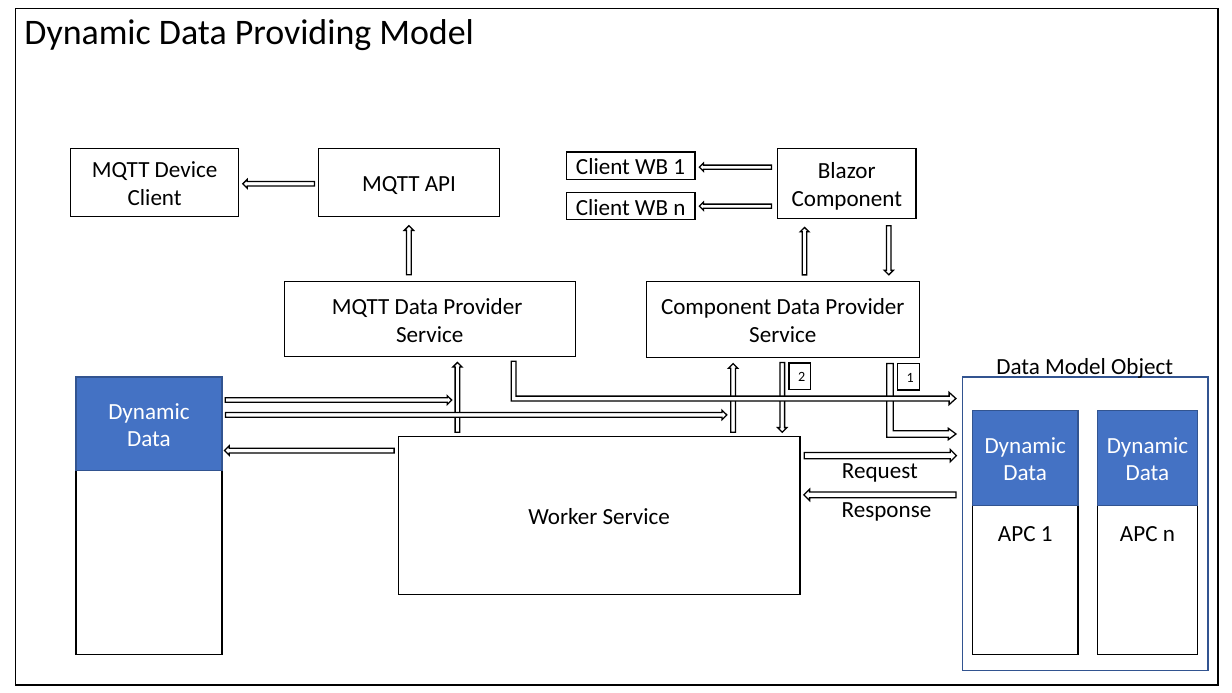
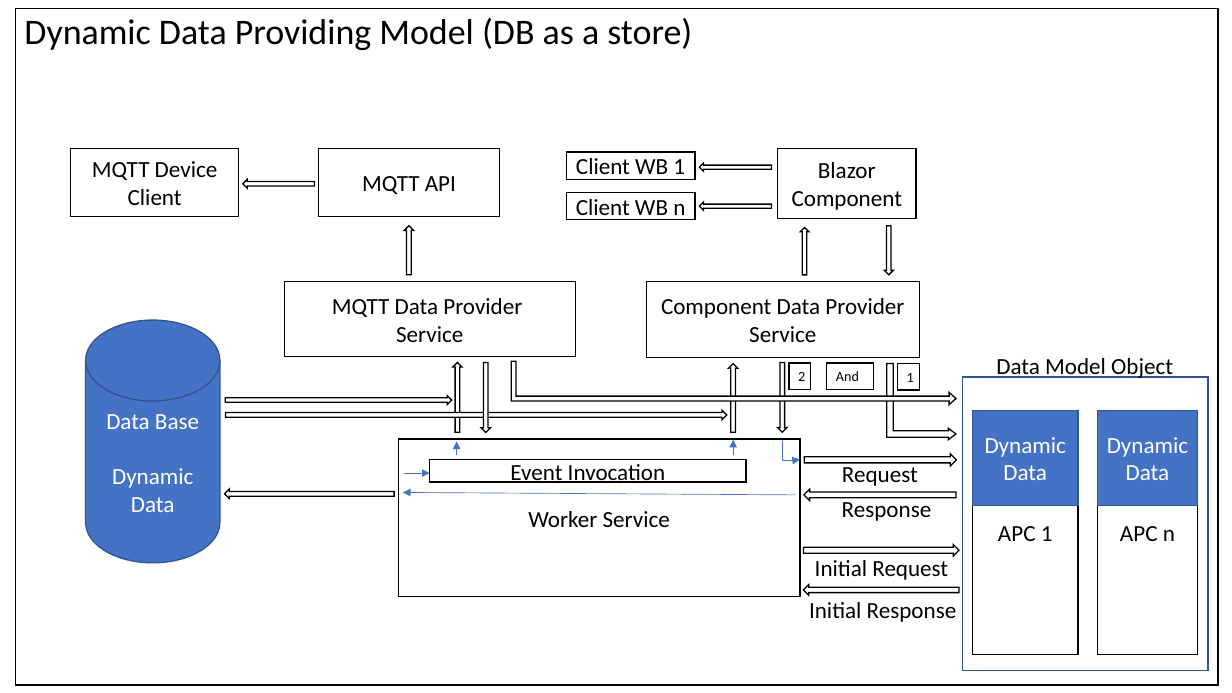
Before and after one commit to olazarev-iht/MyIHTProject, a slide deck: slide 2 of Presentation1.pptx. Drawn at 1232x693 pixels with LibreOffice and Linux fonts; fonts in the diff are those of the drawing. Boxes give left, top, right and bottom in pixels: in the first picture for what was removed or moved away, otherwise in the second. Text is boxed around its words. In the diff, an @@ line names an element or a change of style, - is before the commit and + after.

Commit message:
Update Presentation

```diff
--- a/Presentation1.pptx
+++ b/Presentation1.pptx
@@ text at (24, 18, 692, 50): text changed @@
-Dynamic Data Providing Model
+Dynamic Data Providing Model (DB as a store)
@@ cylinder "Data Base": place and size @@
-cylinder "Data Base" at (76, 377, 222, 470)
+cylinder "Data Base" at (86, 320, 220, 563)
@@ cylinder "Data Base" at (86, 320, 220, 563): rectangle to cylinder @@
@@ rectangle removed at (76, 377, 222, 655) @@
@@ down arrow added at (482, 362, 491, 433), fill #FFFFFF, outline #000000 1 pt @@
@@ rectangle added at (827, 363, 874, 390), fill #FFFFFF, outline #000000 1 pt, 11 pt, text #000000 @@
+And
@@ text in cylinder at (106, 414, 199, 429): paragraph added @@
+Data Base
@@ arrow added from (457, 456) to (457, 442), #4472C4 0.5 pt @@
@@ arrow added from (734, 456) to (734, 440), #4472C4 0.5 pt @@
@@ elbow arrow added from (783, 441) to (800, 459), #4472C4 0.5 pt @@
@@ arrow added from (404, 473) to (430, 473), #4472C4 0.5 pt @@
@@ rectangle added at (430, 459, 746, 482), fill #FFFFFF, outline #000000 1 pt, 18 pt, text #000000 @@
+Event Invocation
@@ right arrow: place and size @@
-right arrow at (805, 449, 958, 461)
+right arrow at (805, 454, 958, 466)
@@ text "Request": place and size @@
-text "Request" at (842, 459, 918, 482)
+text "Request" at (842, 463, 918, 486)
@@ left arrow: place and size @@
-left arrow at (225, 446, 395, 456)
+left arrow at (225, 489, 395, 498)
@@ arrow added from (796, 495) to (403, 493), #4472C4 0.5 pt @@
@@ right arrow added at (804, 544, 959, 556), fill #FFFFFF, outline #000000 1 pt @@
@@ text added at (815, 560, 948, 580), 18 pt, text #000000 @@
+Initial Request
@@ left arrow added at (803, 585, 958, 596), fill #FFFFFF, outline #000000 1 pt @@
@@ text added at (809, 602, 957, 622), 18 pt, text #000000 @@
+Initial Response
```
Also in this commit, not shown: 1 slide added.
